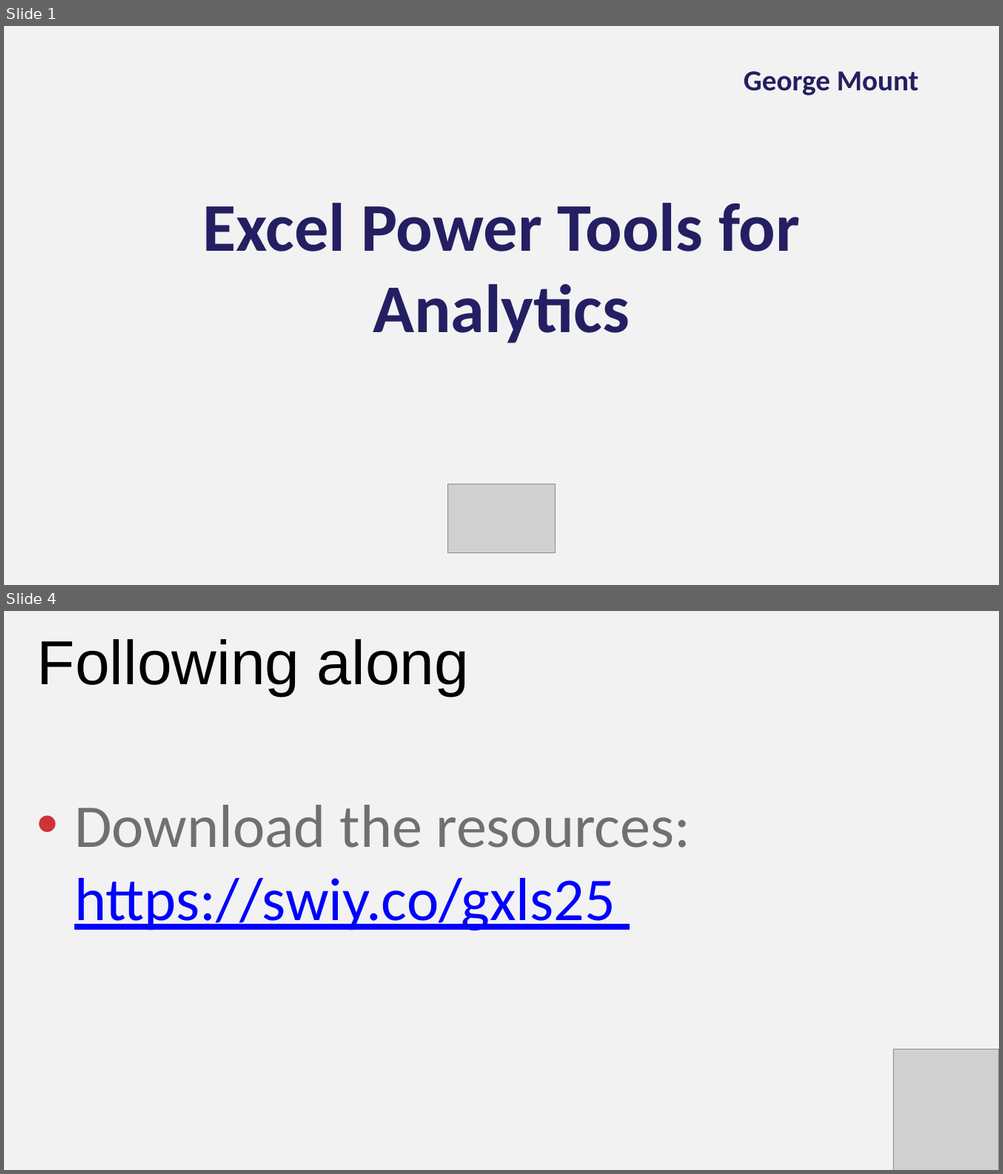
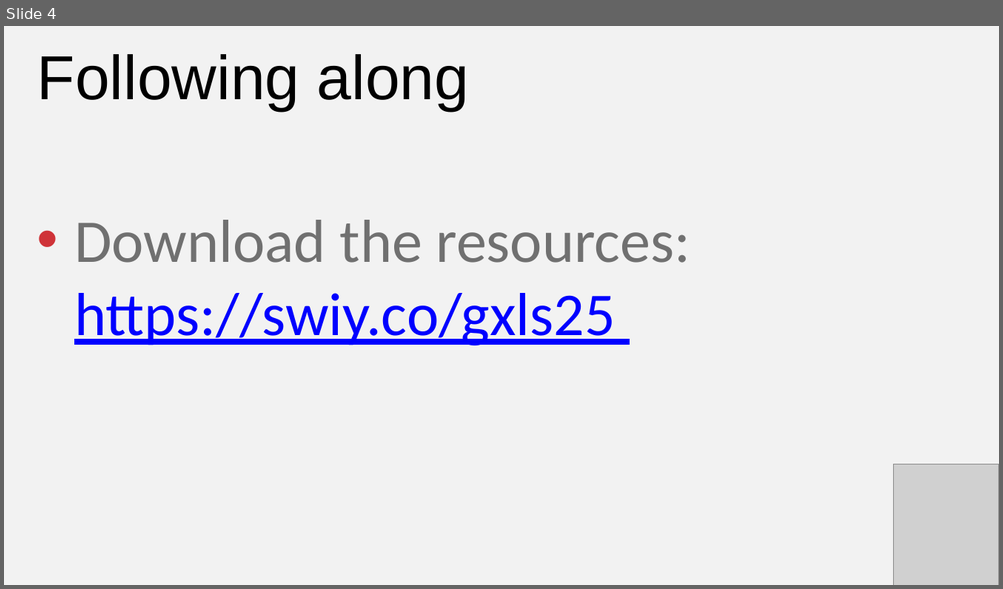
Before and after one commit to stringfestdata/xlgs-mc-2025, a slide deck: excel-power-tools-gxls-2025.pptx. Shown one above the other, each under a label of ours: slides 1 and 4 before the commit, slide 4 after it; the slides between them are not shown. The pictures are 1003x1174 and 1003x589 pixels, drawn with LibreOffice and Linux fonts; fonts in the diff are those of the drawing; grey boxes stand for pictures; background and template pictures are left out. Boxes give left, top, right and bottom in pixels: in the first picture for what was removed or moved away, otherwise in the second. Text is boxed around its words. In the diff, an @@ line names an element or a change of style, - is before the commit and + after.

```diff
--- a/excel-power-tools-gxls-2025.pptx
+++ b/excel-power-tools-gxls-2025.pptx
@@ slide 1 removed at box(4, 26, 999, 585), background picture (left out) @@
@@ text removed at box(743, 71, 919, 96) @@
-George Mount
@@ title removed at box(202, 203, 800, 343) @@
-Excel Power Tools for Analytics
@@ picture removed at box(447, 485, 555, 553) @@
```
Also in this commit, not shown: 7 slides changed, 29 slides added, 4 other slides removed, 45 other files.
